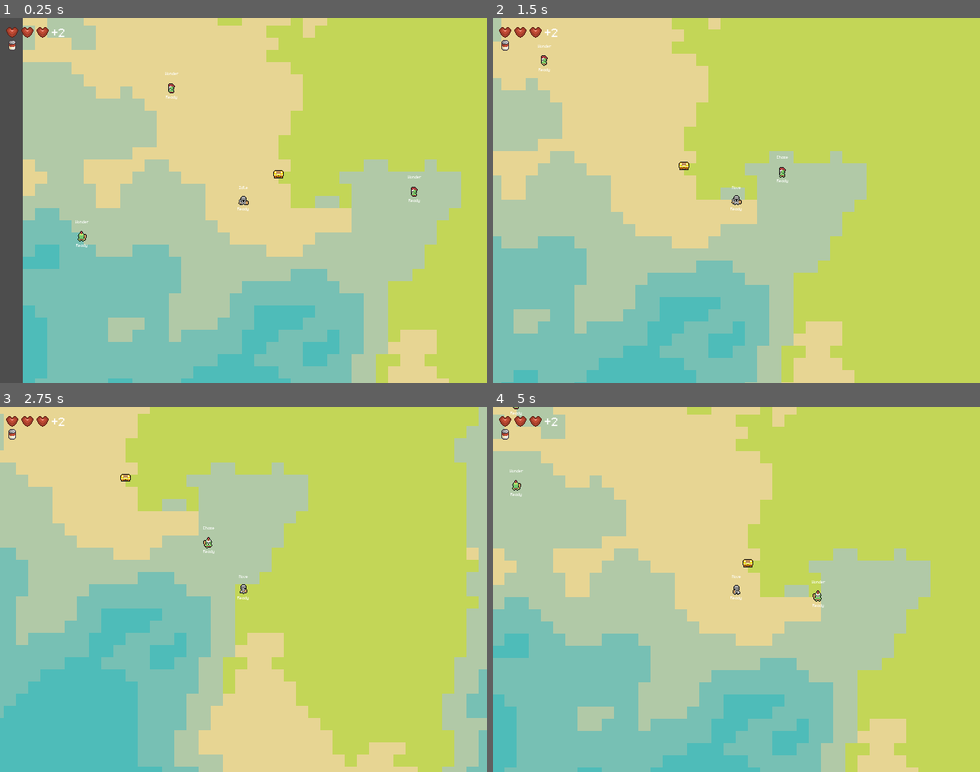
Above: before the commit, frames 1-4 (two rows, left to right).
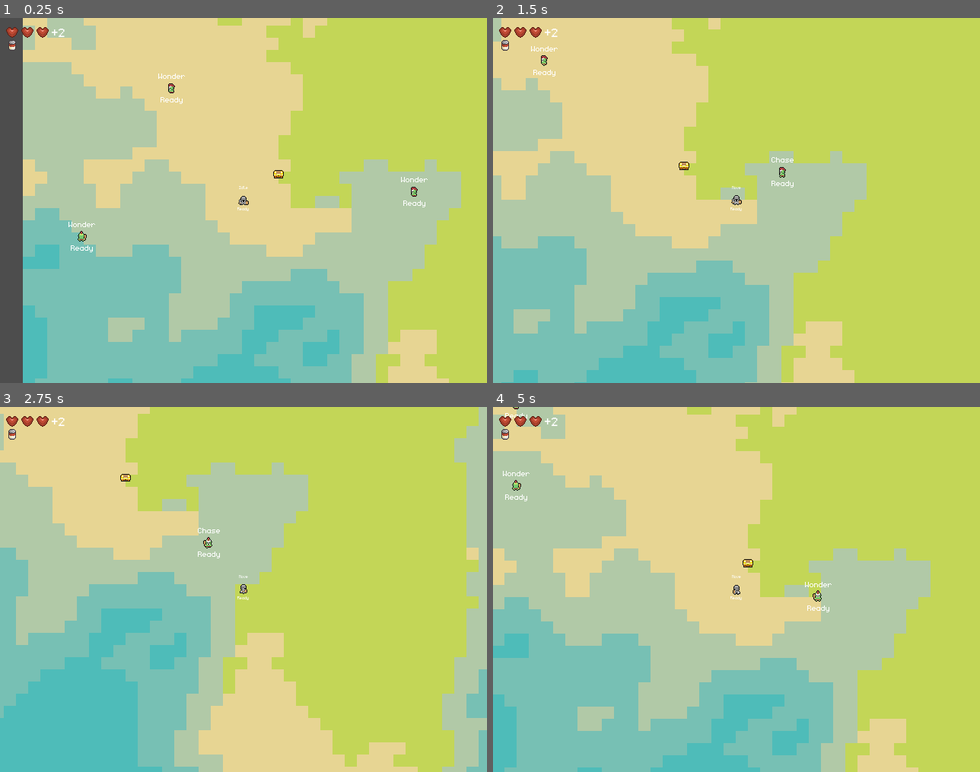
Above: after the commit, the same moments.

Repository: dmitriy-shmilo/GBIC23
Game: Godot game, scene res://main.tscn
Same seed, same stepped clock (60 frames per second), same inputs: the game is played once before the commit and once after it. Sound files missing from this copy of the repository are replaced by a short silence.
Inputs:
- Up to frame 1 (0.25 s): no input
- Up to frame 2 (1.5 s): hold D (move_right) 0.53-1.28 s; tap Space (attack) at 0.6 s; hold S (move_down) from 1.28 s (still down); tap E (interact) at 1.35 s
- Up to frame 3 (2.75 s): release S (move_down) at 2.03 s; hold D (move_right) from 2.03 s (still down); tap Space (attack) at 2.1 s
- Up to frame 4 (5 s): release D (move_right) at 2.78 s; hold W (move_up) 2.78-3.53 s; tap E (interact) at 2.85, 4.35 s; hold A (move_left) from 3.53 s (still down); tap Space (attack) at 3.6 s

The runs differ from the first frame. In frame 1, 0.2% of the frame differs, in the area x 14-88%, y 14-65%; in frame 2, 0.2%; in frame 3, less than 0.1%; in frame 4, 0.2%.

Commit message:
Blink when telegraphing attacks.

Diff:
--- /dev/null
+++ b/base/shader/blink.tres
@@ -0,0 +1,17 @@
+[gd_resource type="ShaderMaterial" load_steps=2 format=3 uid="uid://b4kjl3nswv6la"]
+
+[sub_resource type="Shader" id="Shader_xuevn"]
+code = "shader_type canvas_item;
+
+uniform vec4 blink_color: source_color = vec4(1.0);
+
+void fragment() {
+	float has_pixel = COLOR.a;
+	float phase = sin(TIME * 20.0) / 2.0 + 0.5;
+	COLOR = mix(COLOR, blink_color,  phase * has_pixel);
+}
+"
+
+[resource]
+shader = SubResource("Shader_xuevn")
+shader_parameter/blink_color = Color(1, 1, 1, 1)
--- a/enemy/enemy.tscn
+++ b/enemy/enemy.tscn
@@ -42,7 +42,6 @@
 offset_top = -23.0
 offset_right = 60.0
 offset_bottom = -8.0
-theme_override_font_sizes/font_size = 8
 horizontal_alignment = 1
 script = ExtResource("7_86lk8")
 state_machine = NodePath("../MovementMachine")
@@ -52,7 +51,6 @@
 offset_top = 8.0
 offset_right = 60.0
 offset_bottom = 23.0
-theme_override_font_sizes/font_size = 8
 horizontal_alignment = 1
 script = ExtResource("7_86lk8")
 state_machine = NodePath("../AttackMachine")
@@ -147,7 +145,7 @@
 
 [node name="Telegraph" type="Node" parent="AttackMachine" node_paths=PackedStringArray("sprite")]
 script = ExtResource("12_xjak5")
-telegraph_time = 0.3
+telegraph_time = 0.5
 sprite = NodePath("../../BodySprite")
 
 [node name="Attack" type="Node" parent="AttackMachine" node_paths=PackedStringArray("hit_box")]
--- a/enemy/state/enemy_state_attack_charging.gd
+++ b/enemy/state/enemy_state_attack_charging.gd
@@ -1,5 +1,7 @@
 class_name EnemyStateAttackTelegraph
 extends State
+
+const blink_shader: ShaderMaterial = preload("res://base/shader/blink.tres")
 
 @export var telegraph_time: float = 1.0
 @export var sprite: Node2D = null
@@ -7,12 +9,12 @@
 var _current_telegraph_time: float = 0.0
 
 func enter(args: Dictionary = {}) -> void:
-	_current_telegraph_time = 0.0
-	sprite.modulate = Color.ORANGE_RED
+	sprite.material = blink_shader
 
 
 func exit() -> void:
-	sprite.modulate = Color.WHITE
+	sprite.material = null
+	_current_telegraph_time = 0.0
 
 
 func physics_process(delta: float) -> void:
